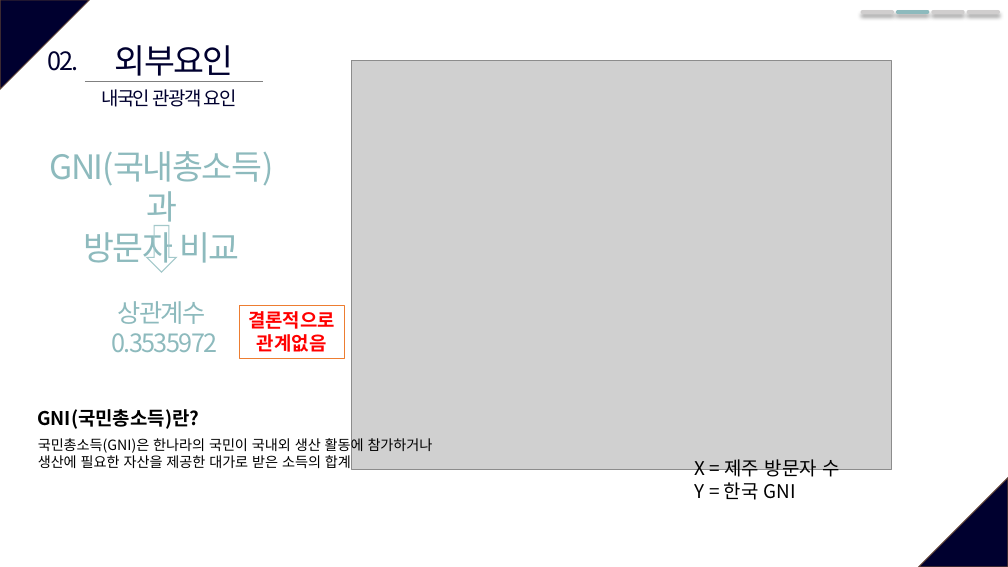
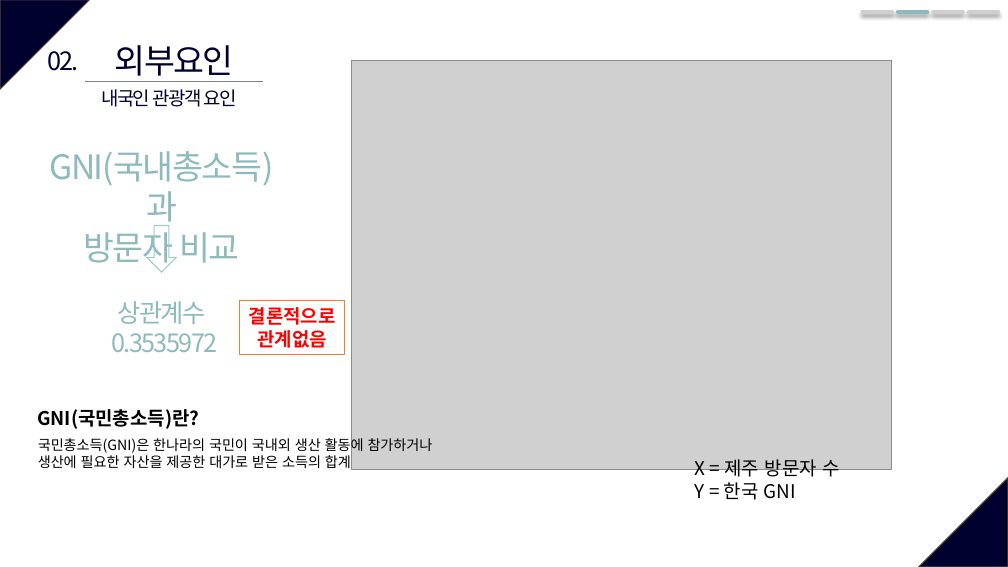
Before and after one commit to so-jeong0127/6-project, a slide deck: slide 11 of 6조_외부환경영향.pptx. Drawn at 1008x567 pixels with LibreOffice and Linux fonts; fonts in the diff are those of the drawing; grey boxes stand for pictures. Boxes give left, top, right and bottom in pixels: in the first picture for what was removed or moved away, otherwise in the second. Text is boxed around its words. In the diff, an @@ line names an element or a change of style, - is before the commit and + after.

```diff
--- a/6조_외부환경영향.pptx
+++ b/6조_외부환경영향.pptx
@@ rectangle "결론적으로": place and size @@
-rectangle "결론적으로" at [240,306,345,359]
+rectangle "결론적으로" at [240,301,345,355]
```
Also in this commit, not shown: 2 other slides changed.
